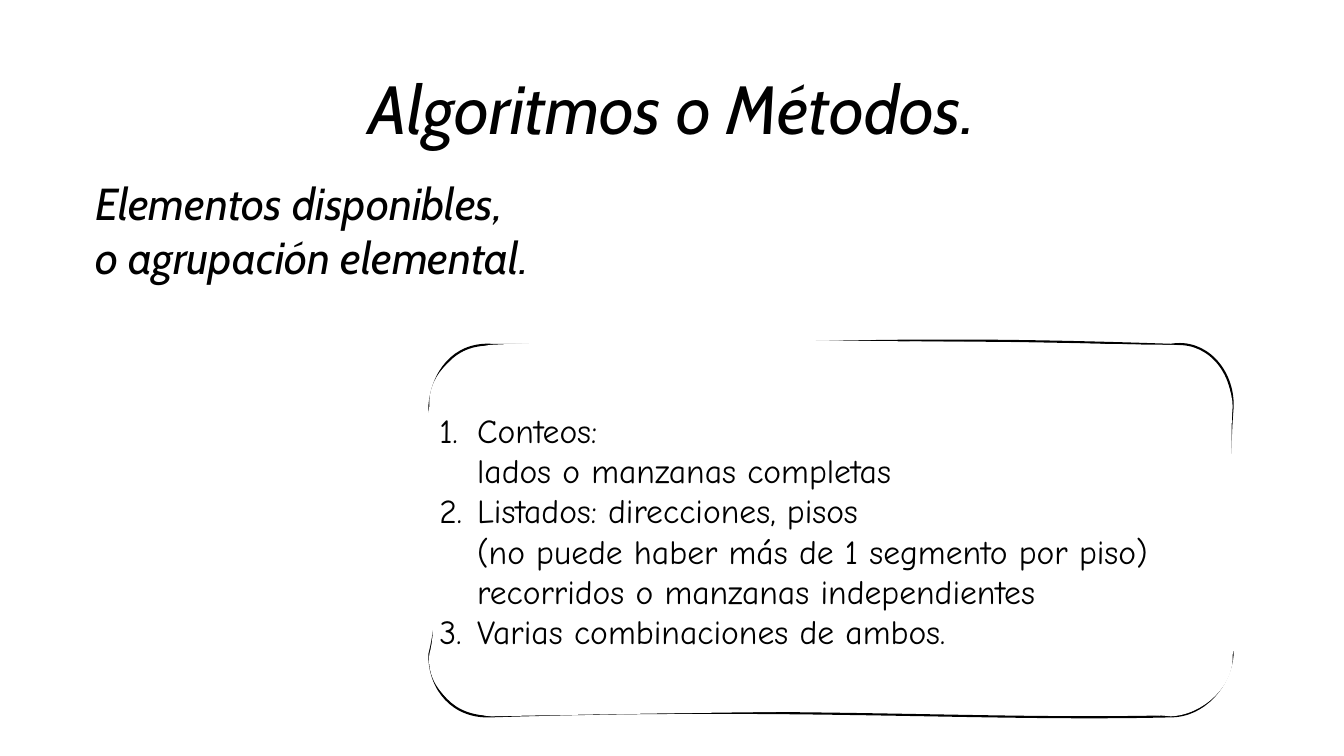
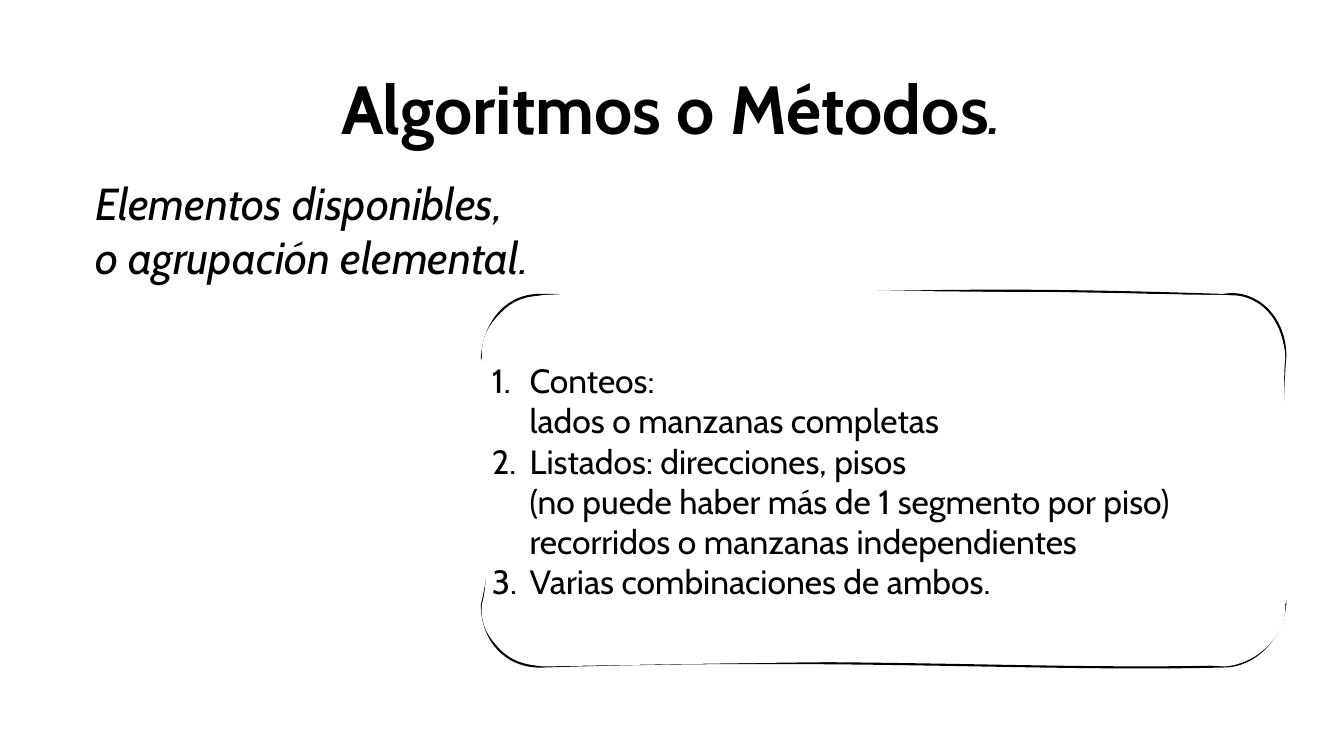
Before and after one commit to neptuso/Charlas, a slide deck: slide 10 of Censo Nacional de Población, Hogares y Viviendas.pptx (slide 11 before the commit). Drawn at 1344x756 pixels with LibreOffice and Linux fonts; fonts in the diff are those of the drawing. Boxes give left, top, right and bottom in pixels: in the first picture for what was removed or moved away, otherwise in the second. Text is boxed around its words. In the diff, an @@ line names an element or a change of style, - is before the commit and + after.

```diff
--- a/Censo Nacional de Población, Hogares y Viviendas.pptx
+++ b/Censo Nacional de Población, Hogares y Viviendas.pptx
@@ title "Algoritmos o Métodos." at (x1=341, y1=83, x2=1003, y2=150): bold on, italic off @@
@@ freeform shape "Conteos: lados o manzanas completas" moved from (x1=430, y1=345, x2=1233, y2=717) to (x1=482, y1=295, x2=1286, y2=667) @@
@@ freeform shape "Conteos: lados o manzanas completas" at (x1=482, y1=295, x2=1286, y2=667): font Comic Neue to Cabin @@
```
Also in this commit, not shown: 2 other slides changed, 9 slides added, 2 slides removed, 2 other files.
